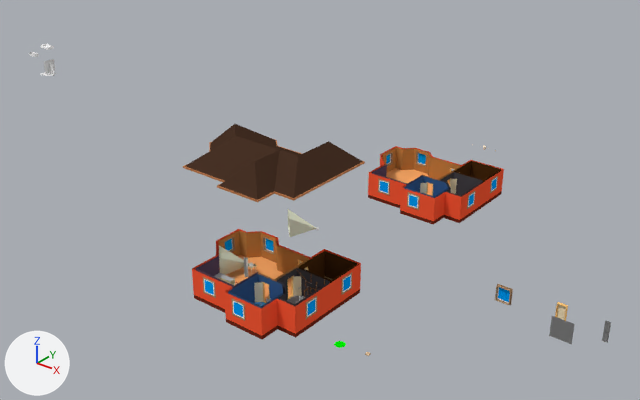
Renders of the Blender file Assets/Models/house[IMPORTER]/house_master.blend from each side of a commit.
The view is the same before and after, from a 50 mm camera at (46.9, -51.8, 42.9) aimed at (1.1, 5.5, 7.4). Lighting does not change. The marker at lower left points along +X, +Y and +Z.

In view in the first picture: 'asdasd', 'house', 'house_roof', 'projektor'.
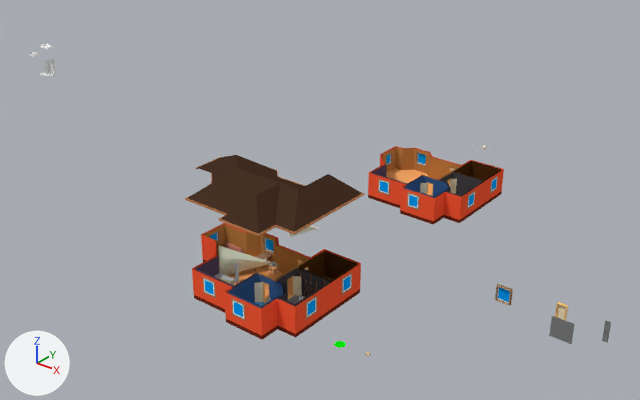
What differs and where, as boxes (x1, y1, x2, y2) in the pictures (640 x 400 px; the box of a moved part takes in the faces that stretch with it):
'house_roof', reshaped, moved: before (183, 124, 365, 202); after (185, 155, 364, 236)
'house', reshaped: before (192, 229, 361, 340); after (192, 223, 361, 340)
'projektor', moved: before (219, 246, 253, 275); after (218, 245, 276, 275)
'couch_01', added: after (222, 242, 244, 253)
'table_03', added: after (255, 252, 272, 271)
part 1 of me_house, moved or reshaped: before (225, 238, 232, 250); after (210, 232, 217, 240)
part 2 of me_house, moved or reshaped: before (216, 229, 240, 256); after (201, 223, 240, 262)
part 3 of me_house_roof, moved or reshaped: before (183, 139, 365, 201); after (186, 155, 364, 235)

The change, as a list of edits to the scene's bpy script:
```text
Change me_house_roof:
    remove me_house_roof.from_pydata(...)  # 124 vertices, 84 faces; spans x -7.22..6.22, y -6.22..5.22, z 2.56..4.71
    add me_house_roof.from_pydata(...)  # 120 vertices, 89 faces; spans x -9.22..6.22, y -6.22..5.22, z 2.56..4.71
    me_house_roof part 3
    18 vertices are removed from x -7.22..6.12, y -6.12..5.12, z 2.56..2.71
    23 faces are deleted
    1 vertex moves from x -7.12, y 3.12, z 2.71 to x -9.12, y -0.05, z 2.71
    14 vertices are added at x -9.22..-7.12, y -0.05..3.22, z 2.56..3.71
    6 new faces join them, mat_roof_exterior_01_material (brown #473226)
    21 new faces join them, mat_wall_exterior_03_material (orange #c07d50)
    1 new face joins them, mat_ceiling_01_material (grey #a8a8a8)
Change me_house:
    remove me_house.from_pydata(...)  # 806 vertices, 753 faces; spans x -7.16..6.16, y -6.16..5.12, z -0.4..2.71
    add me_house.from_pydata(...)  # 800 vertices, 754 faces; spans x -9.16..6.16, y -6.16..5.12, z -0.4..2.71
    me_house part 1: the loose piece of 4 vertices spanning x -7.11, y 0.97..2.03, z 0.99..2.17 is moved by (-2.0, 0.0, 0.0)
    me_house part 2: 4 vertices moved from x -7.12..-6.88, y 0.8..2.2, z 0.86..2.34 to x -9.12..-8.88, y -0.05..3.12, z 0.0..2.71; 54 vertices removed from x -7.16..-6.84, y 0.75..2.25, z 0.75..2.39; 64 vertices added at x -9.16..-8.84, y -0.05..3.12, z -0.4..2.71
Change ob_projektor:
    ob_projektor.location: (-3.87, 1.06, 0.84) -> (-2.37, 2.56, 0.84)
Change ob_house_roof:
    ob_house_roof.location: (0.0, 0.0, 10.0) -> (0.0, 0.0, 7.0)
Add ob_couch_01:
    ob_couch_01 = bpy.data.objects.new('couch_01', me_couch_01)  # 779 vertices, 750 faces; spans x -1.25..1.25, y -1.15..0.45, z 0.0..0.94; in mat_couch_02_material (brown #a06857), mat_couch_03_material (brown #6b463b), mat_couch_01_material (orange #c07d69); modifiers EDGE_SPLIT
    ob_couch_01.location = (-7.58, 2.4, 0.0)
Add ob_table_03:
    ob_table_03 = bpy.data.objects.new('table_03', me_table_03)  # 184 vertices, 154 faces; spans x -0.5..0.5, y -1.2..1.2, z 0.0..0.75; in mat_table_top_02_material (brown #a57f63), mat_table_leg_03_material (brown #88543d)
    ob_table_03.location = (-3.99, 2.58, 0.0)
```
